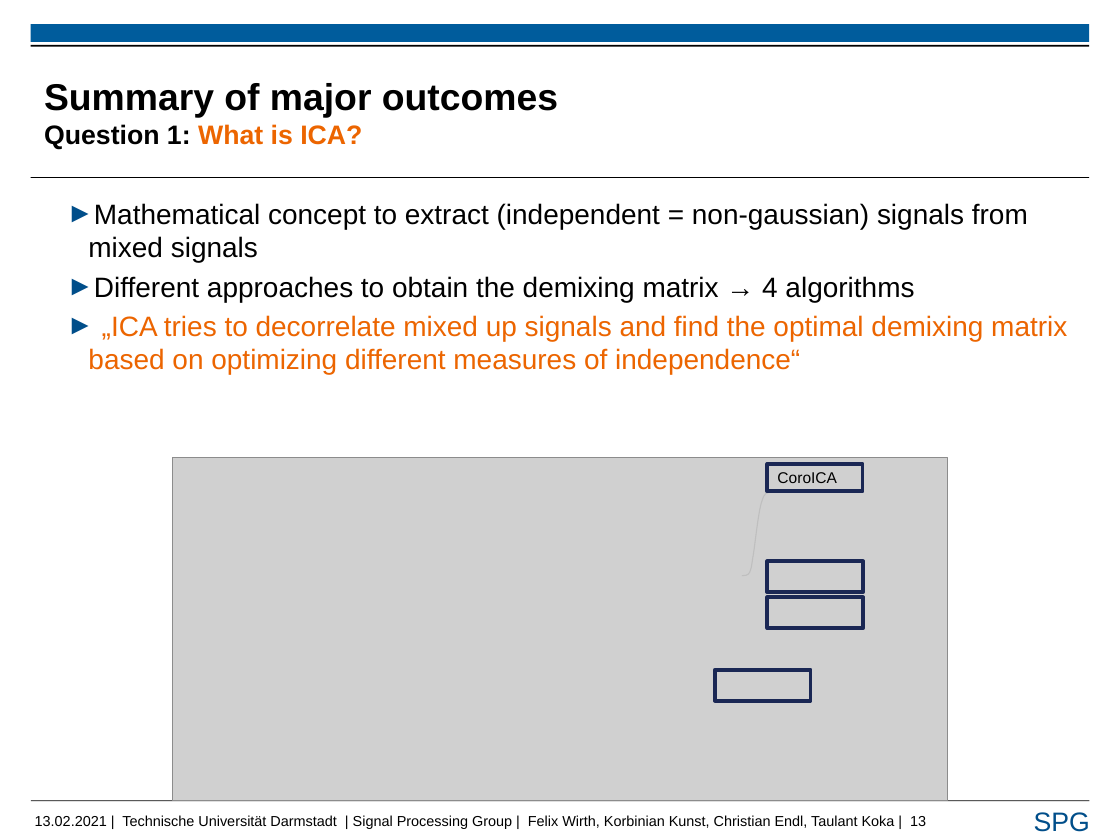
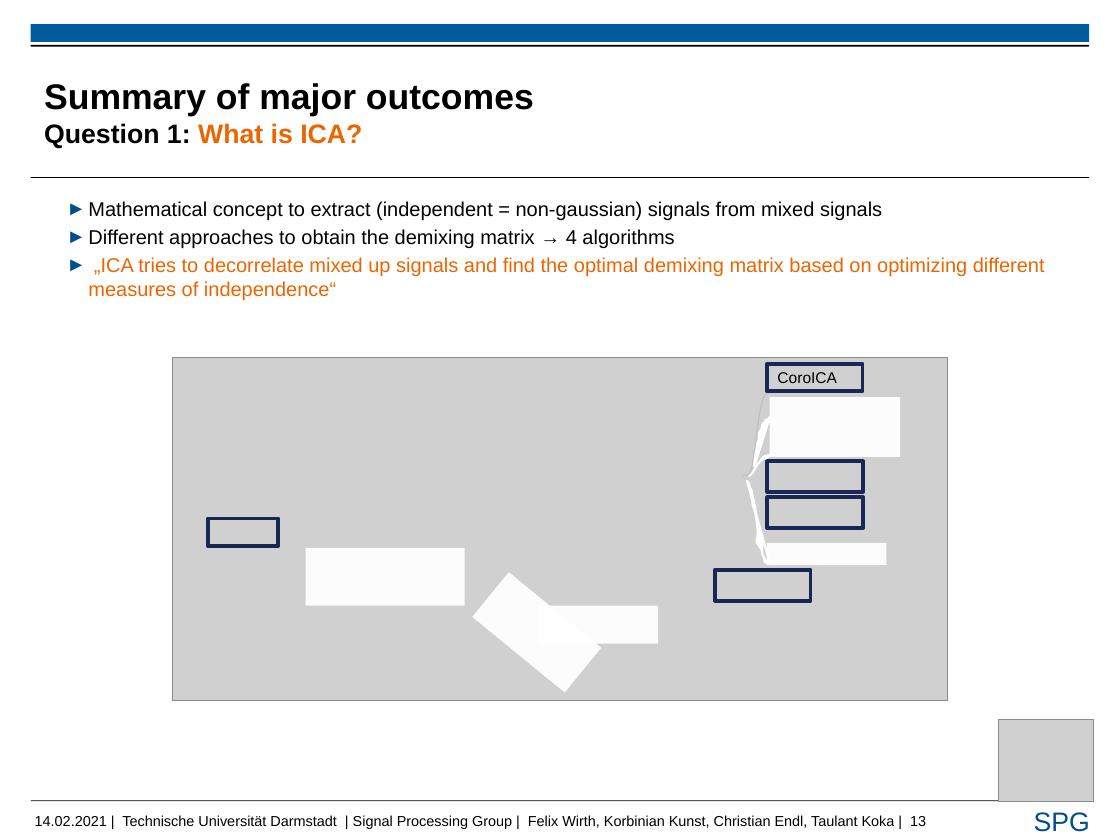
Before and after one commit to FelixUniDa/EEG-Project, a slide deck: slide 13 of Presentation/chris_pres_rsp.pptx. Drawn at 1120x840 pixels with LibreOffice and Linux fonts; fonts in the diff are those of the drawing; grey boxes stand for pictures; background and template pictures are left out. Boxes give left, top, right and bottom in pixels: in the first picture for what was removed or moved away, otherwise in the second. Text is boxed around its words. In the diff, an @@ line names an element or a change of style, - is before the commit and + after.

Commit message:
Chris+Taulant Präsi update

```diff
--- a/Presentation/chris_pres_rsp.pptx
+++ b/Presentation/chris_pres_rsp.pptx
@@ title "Summary of major outcomes Question ..." at [44, 83, 534, 148]: size 33.6 to 32 pt in "Summary of major outcomes" @@
@@ text "Mathematical concept to extract (independent ..." at [88, 201, 1045, 300]: size 25.2 to 18 pt; less space between paragraphs @@
@@ rectangle: place and size @@
-rectangle at [715, 670, 811, 701]
+rectangle at [767, 364, 862, 391]
@@ 1 picture, 1 text, 1 rectangle, 1 freeform shape: place and size @@
-1 picture, 1 text, 1 rectangle, 1 freeform shape at [173, 458, 948, 801]
+1 picture, 1 text, 1 rectangle, 1 freeform shape at [173, 358, 948, 701]
@@ freeform shape added at [754, 417, 770, 466], fill #FFFFFF, outline #FFFFFF 2 pt @@
@@ rectangle added at [770, 398, 900, 458], fill #FFFFFF at 95% opacity @@
@@ line added from (770, 391) to (851, 391), #676767 2 pt @@
@@ freeform shape added at [749, 455, 772, 476], outline #FFFFFF 2 pt @@
@@ freeform shape added at [762, 454, 772, 460], fill #243572, outline #FFFFFF 2 pt @@
@@ freeform shape added at [747, 481, 770, 563], outline #FFFFFF 2 pt @@
@@ rectangle added at [208, 518, 278, 546], outline #1B2754 3.5 pt @@
@@ rectangle added at [306, 548, 465, 606], fill #FFFFFF at 95% opacity @@
@@ rectangle added at [767, 542, 886, 565], fill #FFFFFF at 95% opacity @@
@@ rectangle added at [472, 572, 601, 692], fill #FFFFFF at 95% opacity @@
@@ rectangle: place and size @@
-rectangle at [767, 562, 863, 593]
+rectangle at [715, 570, 811, 601]
@@ rectangle added at [538, 606, 658, 644], fill #FFFFFF at 95% opacity @@
@@ picture added at [998, 719, 1094, 802] @@
@@ text at [35, 815, 926, 829]: text changed @@
-13.02.2021 | Technische Universität Darmstadt | Signal Processing Group | Felix Wirth, Korbinian Kunst, Christian Endl, Taulant Koka | 13
+14.02.2021 | Technische Universität Darmstadt | Signal Processing Group | Felix Wirth, Korbinian Kunst, Christian Endl, Taulant Koka | 13
```
Also in this commit, not shown: 20 other slides changed, 1 other file.
